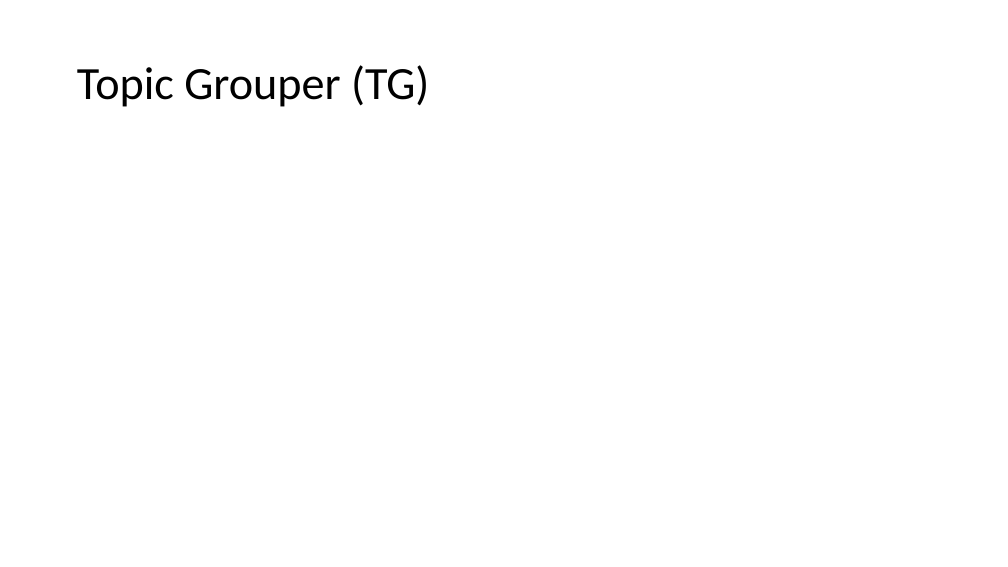
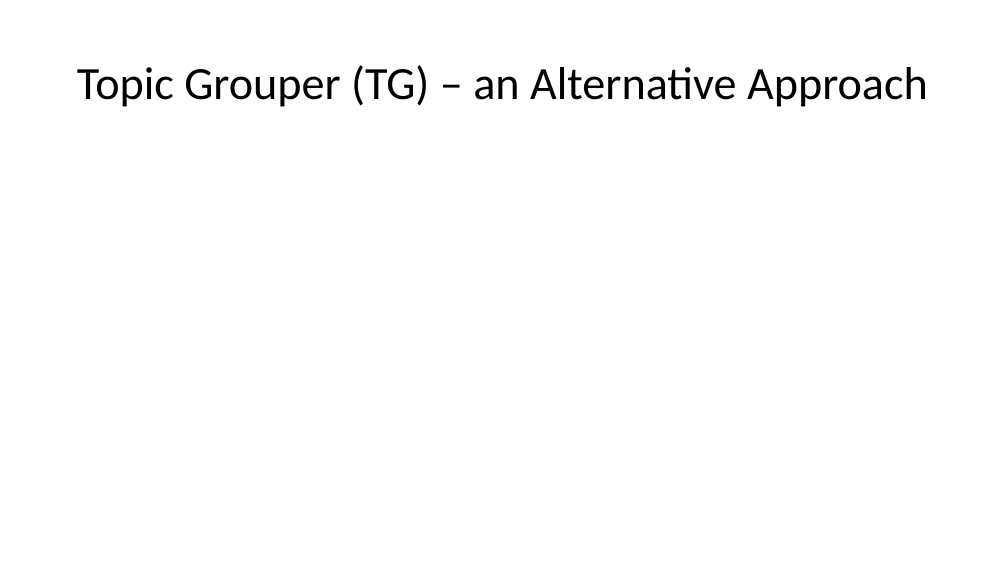
Before and after one commit to pfeiferd/TopicGrouperJ, a slide deck: slide 15 of doc/PTM.pptx. Drawn at 1008x567 pixels with LibreOffice and Linux fonts; fonts in the diff are those of the drawing; grey boxes stand for pictures. Boxes give left, top, right and bottom in pixels: in the first picture for what was removed or moved away, otherwise in the second. Text is boxed around its words. In the diff, an @@ line names an element or a change of style, - is before the commit and + after.

```diff
--- a/doc/PTM.pptx
+++ b/doc/PTM.pptx
@@ title at box(77, 65, 928, 107): text changed @@
-Topic Grouper (TG)
+Topic Grouper (TG) – an Alternative Approach
```
Also in this commit, not shown: 7 other slides changed, 1 slide removed.
